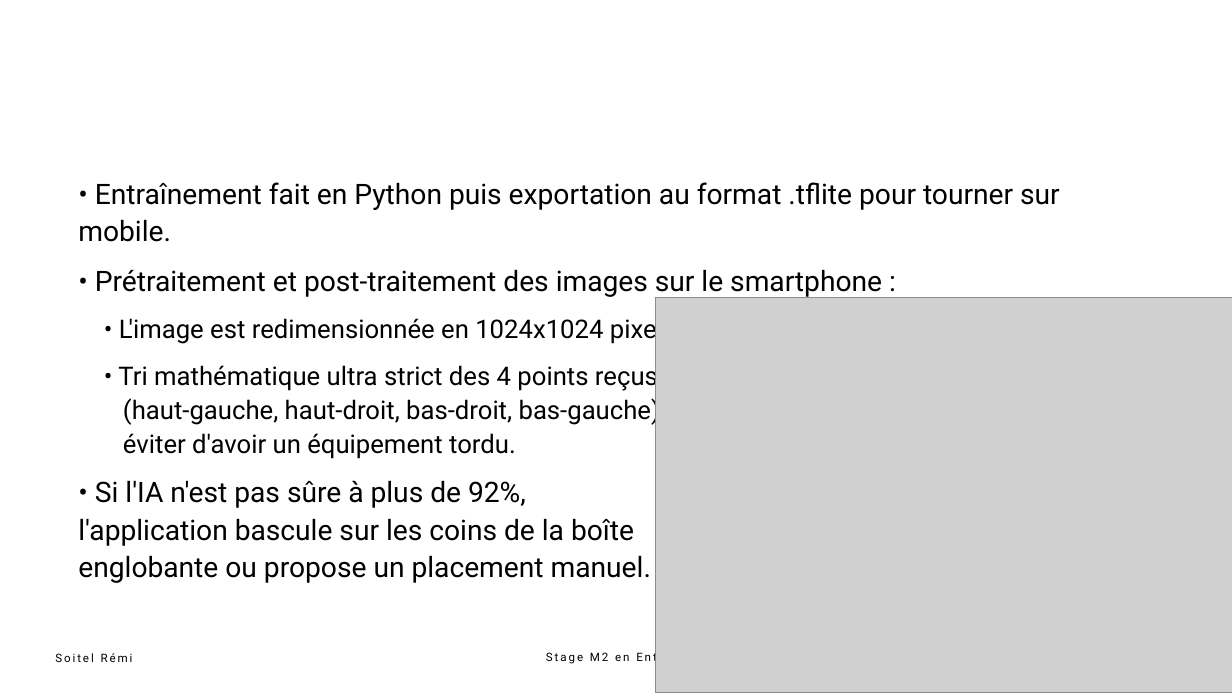
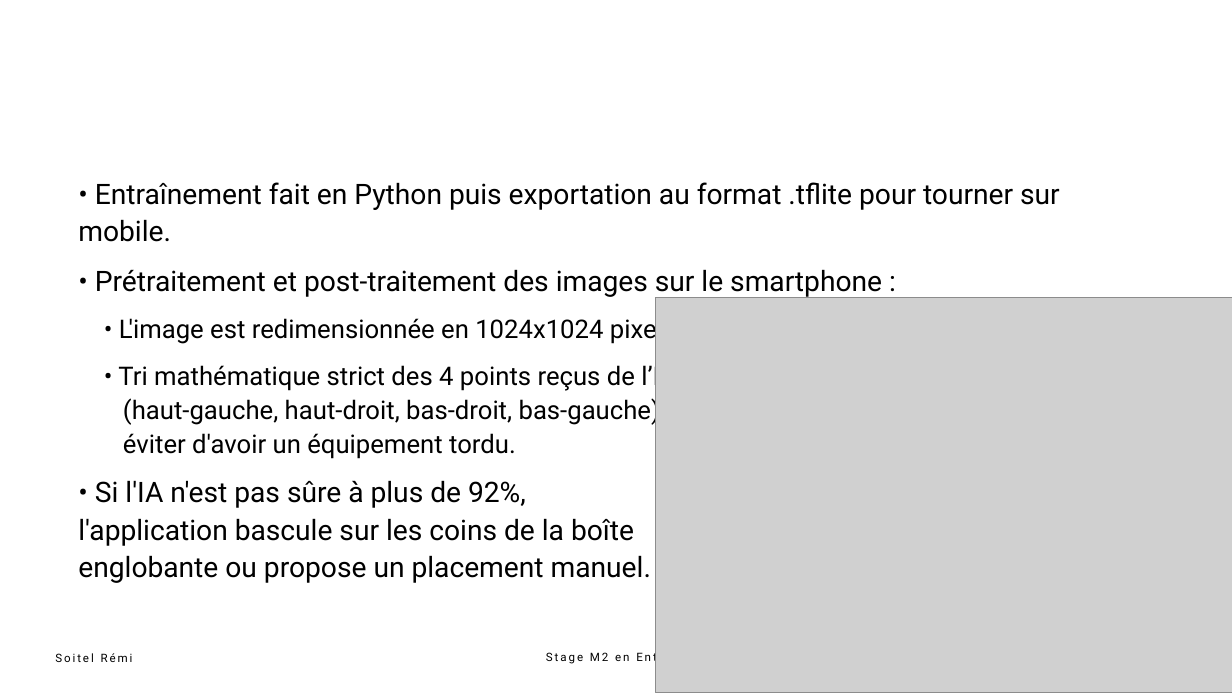
Before and after one commit to UnderBattle/projet_stage_m2, a slide deck: slide 12 of presentation_stage_m2_soitel_remi.pptx. Drawn at 1232x693 pixels with LibreOffice and Linux fonts; fonts in the diff are those of the drawing; grey boxes stand for pictures. Boxes give left, top, right and bottom in pixels: in the first picture for what was removed or moved away, otherwise in the second. Text is boxed around its words. In the diff, an @@ line names an element or a change of style, - is before the commit and + after.

```diff
--- a/presentation_stage_m2_soitel_remi.pptx
+++ b/presentation_stage_m2_soitel_remi.pptx
@@ text at (x1=118, y1=362, x2=676, y2=459): text changed @@
-4. • Tri mathématique ultra strict des 4 points reçus de l’IA
-   (haut-gauche, haut-droit, bas-droit, bas-gauche) pour
-   éviter d'avoir un équipement tordu.
+4. • Tri mathématique strict des 4 points reçus de l’IA
+   (haut-gauche, haut-droit, bas-droit, bas-gauche) pour
+   éviter d'avoir un équipement tordu.
```
Also in this commit, not shown: 5 other slides changed, 4 other files.
